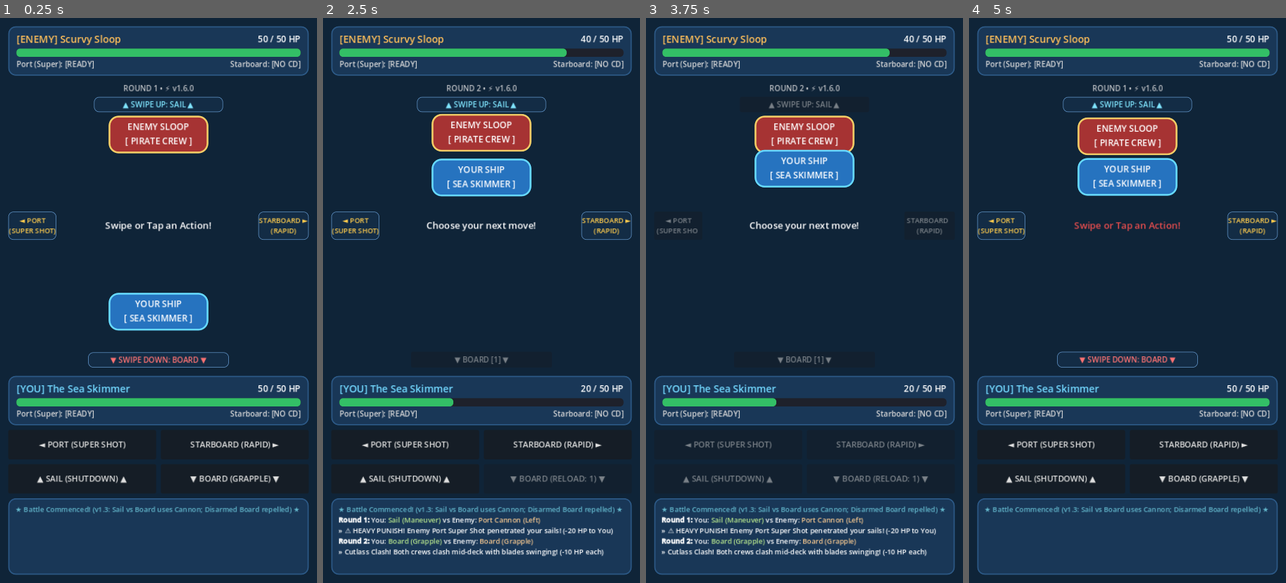
Above: before the commit, frames 1-4 (left to right).
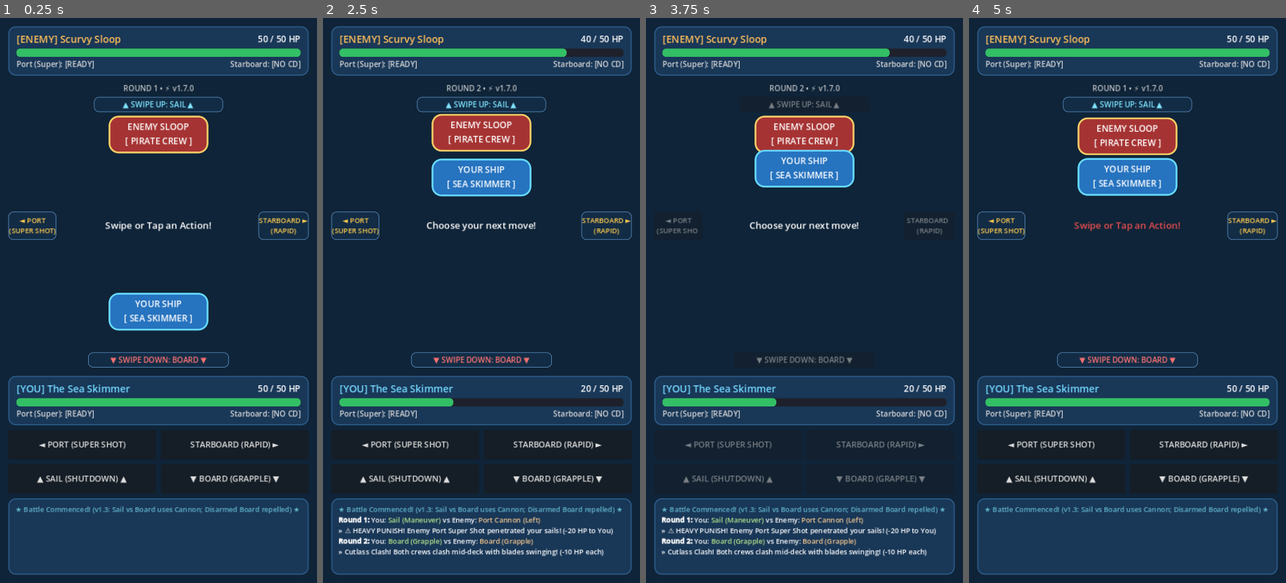
Above: after the commit, the same moments.

Repository: ajknox-agent/rogue-swipe
Game: Godot game, scene res://scenes/battle.tscn
Two runs of this game, one before a commit and one after it. Both use one fixed random seed, a clock stepped at 60 frames per second and the inputs below.
Inputs (mouse positions are in pixels of both pictures, inside the frame that each line leads up to):
- Up to frame 1 (0.25 s): no input
- Up to frame 2 (2.5 s): tap Enter at 0.5 s; drag from (481, 300) to (513, 176) at 0.52 s; drag from (418, 328) to (465, 413) at 1.27 s; move the mouse to (513, 176) at 2.02 s; hold D from 2.03 s (still down)
- Up to frame 3 (3.75 s): release D at 2.75 s; drag from (788, 413) to (709, 215) at 2.77 s; move the mouse to (899, 385) at 3.52 s; hold A from 3.53 s (still down)
- Up to frame 4 (5 s): release A at 4.25 s; click "↺ PLAY AGAIN" at 4.25 s

The runs differ from the first frame. In frame 1, less than 0.1% of the frame differs, in the area x 57-60%, y 11-13%; in frame 2, 0.7%, in the area x 27-90%, y 11-83%; in frame 3, 0.4%; in frame 4, 0.2%.

Commit message:
feat: remove boarding cooldown (0 CD) as sail directly counters it

Diff:
--- a/config.json
+++ b/config.json
@@ -1,6 +1,6 @@
 {
-  "config_version": "1.6.0",
-  "config_name": "Asymmetric Cannons & Board Cooldown",
+  "config_version": "1.7.0",
+  "config_name": "Asymmetric Cannons (No Board CD)",
   "max_hp": 50,
   "cannon_damage": 15,
   "cannon_vs_sail_damage": 8,
@@ -10,7 +10,7 @@
   "board_clash_damage": 10,
   "port_cooldown_turns": 1,
   "starboard_cooldown_turns": 0,
-  "board_cooldown_turns": 1,
+  "board_cooldown_turns": 0,
   "board_sabotage_turns": 1,
   "sail_consumes_cannon": false,
   "unsuppressed_board_penalized": false,
--- a/scripts/game_config.gd
+++ b/scripts/game_config.gd
@@ -22,7 +22,7 @@
 # Cooldowns & Turn Counters
 var port_cooldown_turns: int = 1       # Port Super Shot has 1 turn CD
 var starboard_cooldown_turns: int = 0  # Starboard standard broadside has NO cooldown
-var board_cooldown_turns: int = 1      # Boarding has 1 turn CD (prevents spam)
+var board_cooldown_turns: int = 0      # Boarding has NO cooldown (countered directly by Sail)
 var cannon_cooldown_turns: int = 2     # Legacy fallback
 var board_sabotage_turns: int = 1      # Turns added to enemy cannons upon successful board
 
--- a/scripts/ship_state.gd
+++ b/scripts/ship_state.gd
@@ -9,7 +9,7 @@
 var hp: int = MAX_DEFAULT_HP
 var port_cooldown_turns: int = 1
 var starboard_cooldown_turns: int = 0
-var board_cooldown_turns: int = 1
+var board_cooldown_turns: int = 0
 
 var port_cannon_cd: int = 0
 var starboard_cannon_cd: int = 0
Not shown, changed: DESIGN.md
